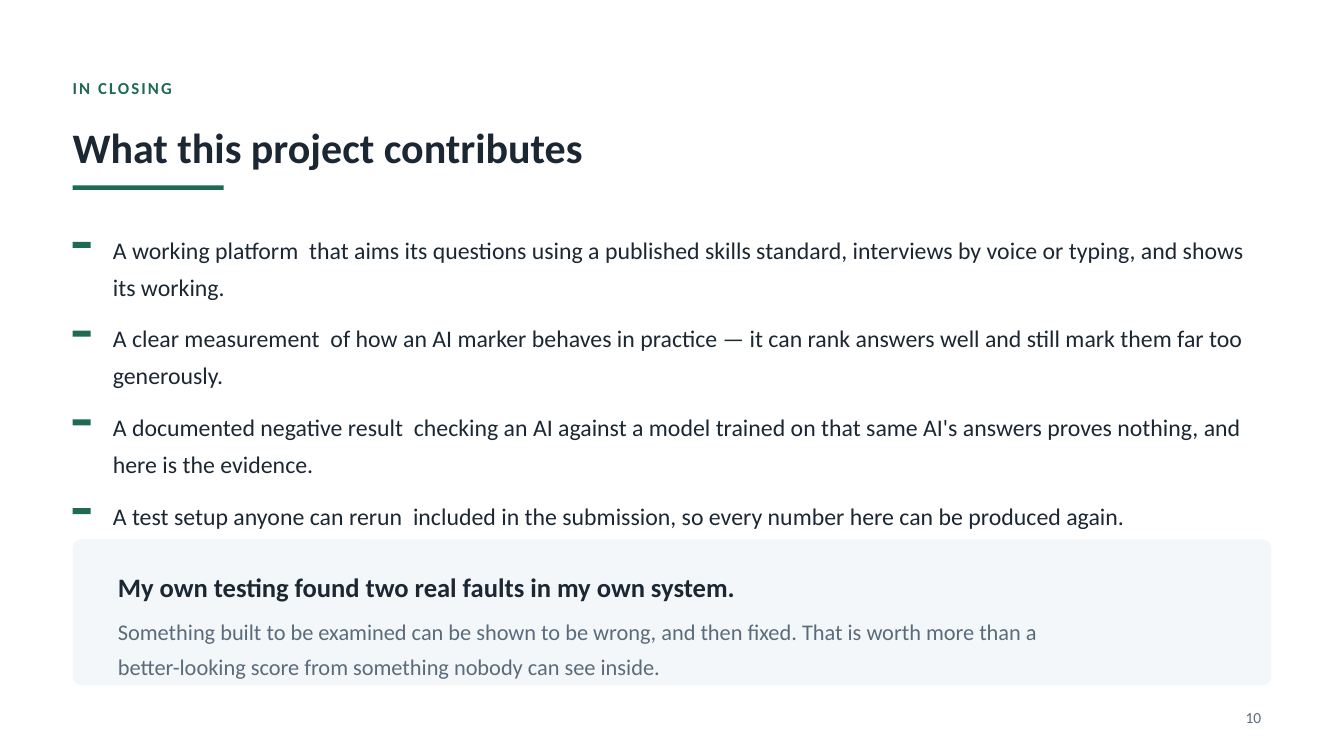
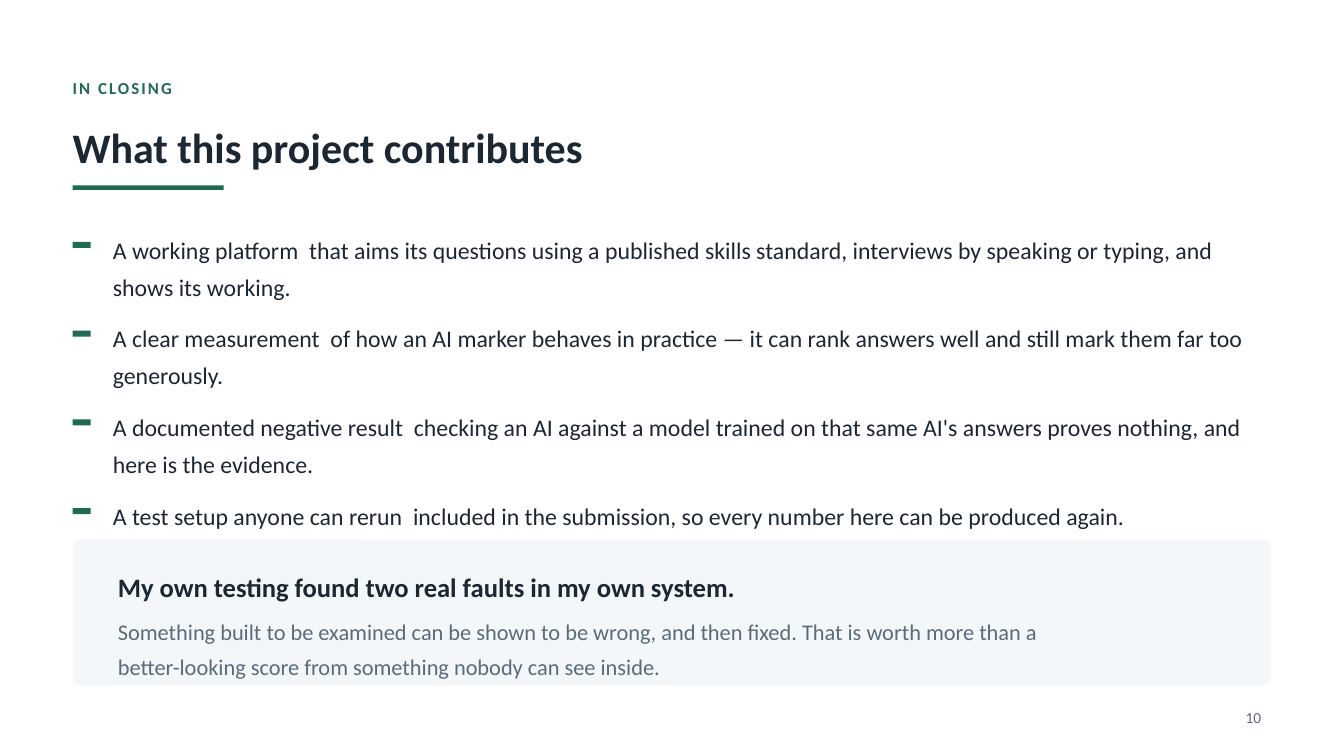
Before and after one commit to syedali254/interview_platform, a slide deck: slide 10 of submission/CMP7200_Viva_Presentation.pptx. Drawn at 1344x756 pixels with LibreOffice and Linux fonts; fonts in the diff are those of the drawing. Boxes give left, top, right and bottom in pixels: in the first picture for what was removed or moved away, otherwise in the second. Text is boxed around its words. In the diff, an @@ line names an element or a change of style, - is before the commit and + after.

```diff
--- a/submission/CMP7200_Viva_Presentation.pptx
+++ b/submission/CMP7200_Viva_Presentation.pptx
@@ text at <box>113,242,1211,300</box>: text changed @@
-A working platform that aims its questions using a published skills standard, interviews by voice or typing, and shows its working.
+A working platform that aims its questions using a published skills standard, interviews by speaking or typing, and shows its working.
```
Also in this commit, not shown: 4 other slides changed, 4 slides added, 4 slides removed, 1 other file.
